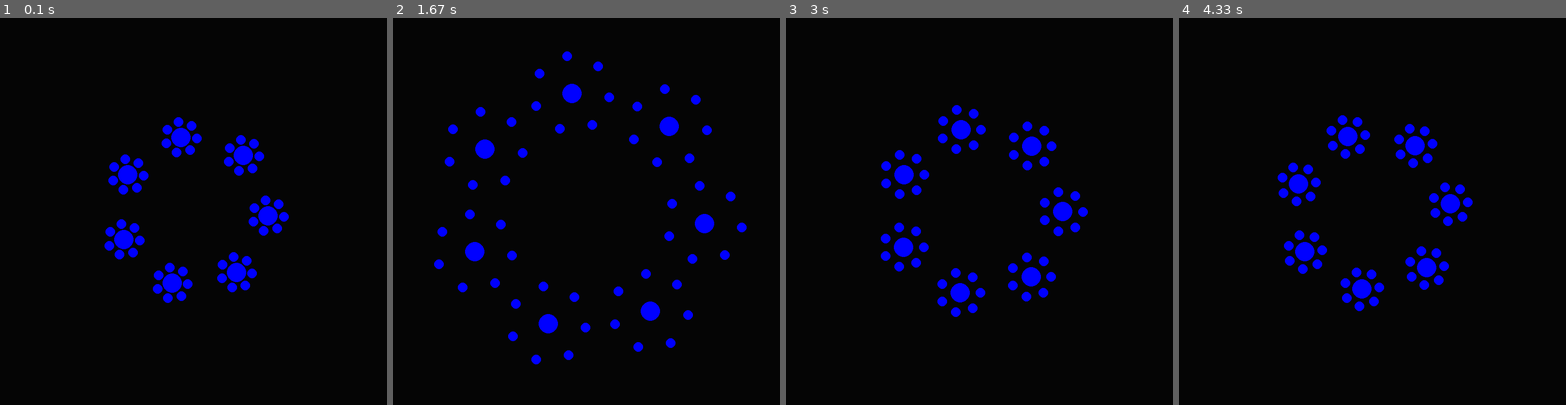
Above: before the commit, frames 1-4 (left to right).
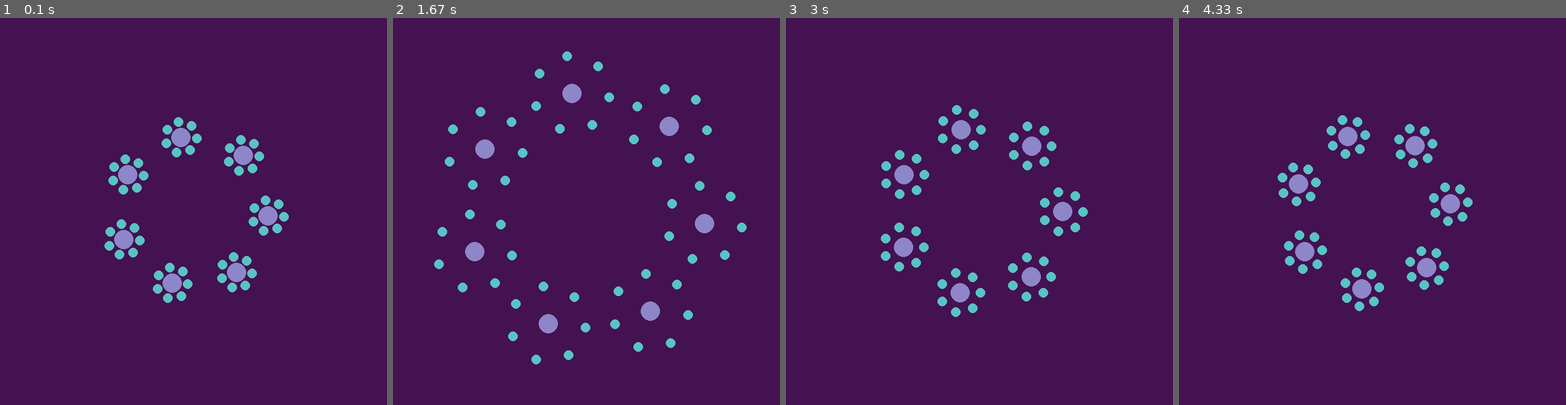
Above: after the commit, the same moments.

Repository: hippyclipper/pygame_graphics
Game: pygame game, started from src/cirlces.py
Two runs of this game, one before a commit and one after it. Both use one fixed random seed, a clock stepped at 60 frames per second and the inputs below.
Inputs:
- Up to frame 1 (0.1 s): no input
- Up to frame 2 (1.67 s): no input
- Up to frame 3 (3 s): no input
- Up to frame 4 (4.33 s): no input

The runs differ from the first frame. In frame 1, 100% of the frame differs, in the area x 0-100%, y 0-100%; in frame 2, 100%; in frame 3, 100%; in frame 4, 100%.

Commit message:
colors and gif

Diff:
--- a/src/cirlces.py
+++ b/src/cirlces.py
@@ -7,7 +7,7 @@
 RED = (255,0,0)
 BLUE = (0,0,255)
 GREEN = (0,255,0)
-BACKGROUND = (5,5,5)
+BACKGROUND = (68, 17, 81)
 done = False
 pygame.init()
 pygame.mixer.init()
@@ -22,13 +22,14 @@
         self.y = y
         self.r = r
         self.rads = rads
+        self.color = (141, 134, 201)
 
     def draw(self):
-        pygame.draw.circle(screen, BLUE, (self.x, self.y), self.r)
+        pygame.draw.circle(screen, self.color, (self.x, self.y), self.r)
 
 class Circles:
 
-    def __init__(self, bigRad, num, sRad, scale):
+    def __init__(self, bigRad, num, sRad, scale, color=(141, 134, 201)):
 
         self.circles = []
         self.numCircles = num
@@ -38,11 +39,13 @@
         self.middleY = height//2
         self.counter = 0
         self.radScale = scale
+        self.color = color
         for i in range(self.numCircles):
             radians = math.radians(i/self.numCircles * 360)
             x = self.middleX + (math.cos(radians) * self.bigRad)
             y = self.middleY + (math.sin(radians) * self.bigRad)
             self.circles.append(Circle(x,y,self.smallRad, radians))
+            self.circles[-1].color = self.color
 
     def update(self):
         for x in self.circles:
@@ -57,7 +60,7 @@
             x.draw()
 
 circles = Circles(150, 7, 20, 1)
-smallHalos = [Circles(30, 7, 10, .5) for x in range(circles.numCircles)]
+smallHalos = [Circles(30, 7, 10, .5, (89, 195, 195)) for x in range(circles.numCircles)]
 while not done:
 
     for event in pygame.event.get():
Not shown, added: img/workingBigCircle.gif
